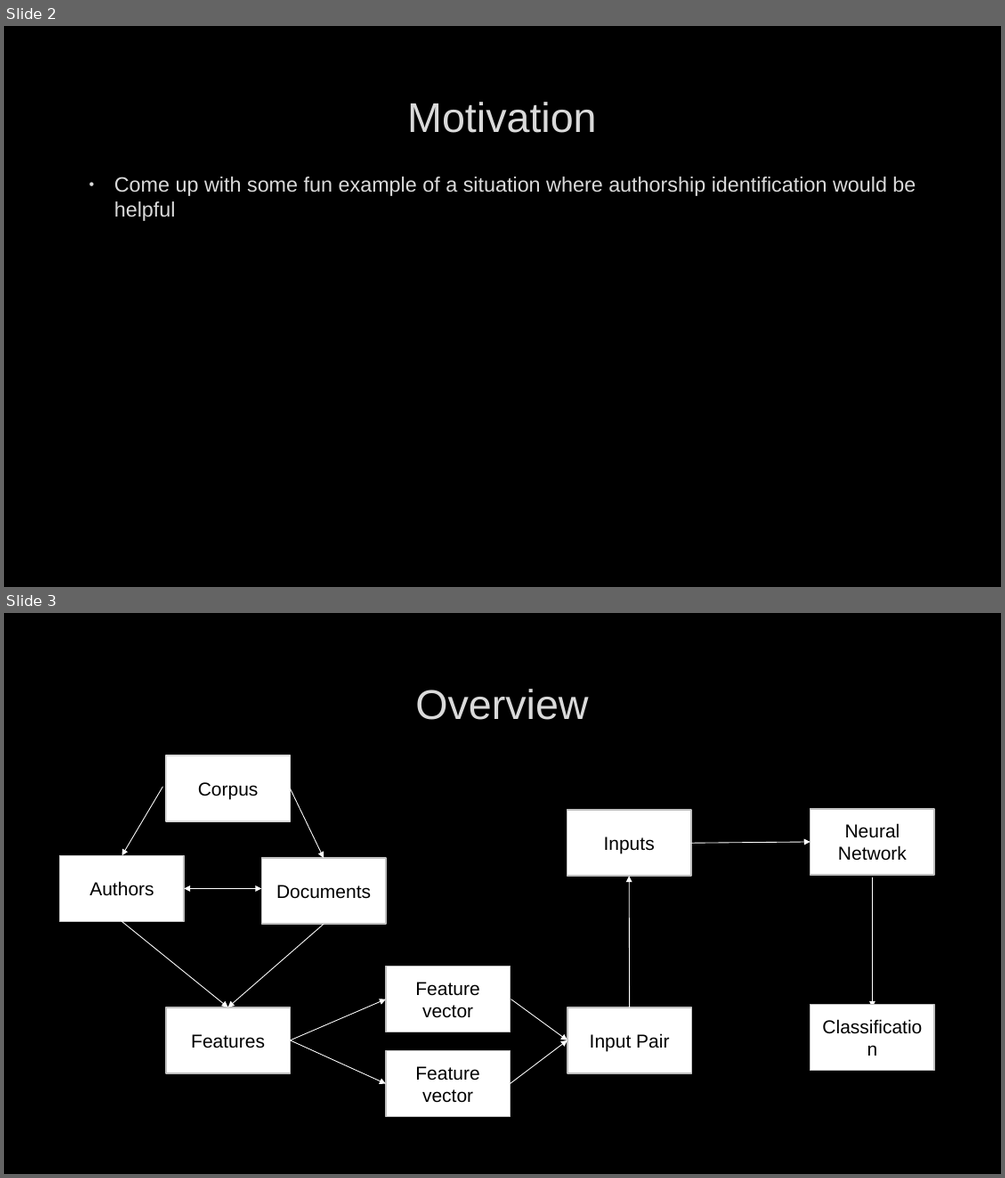
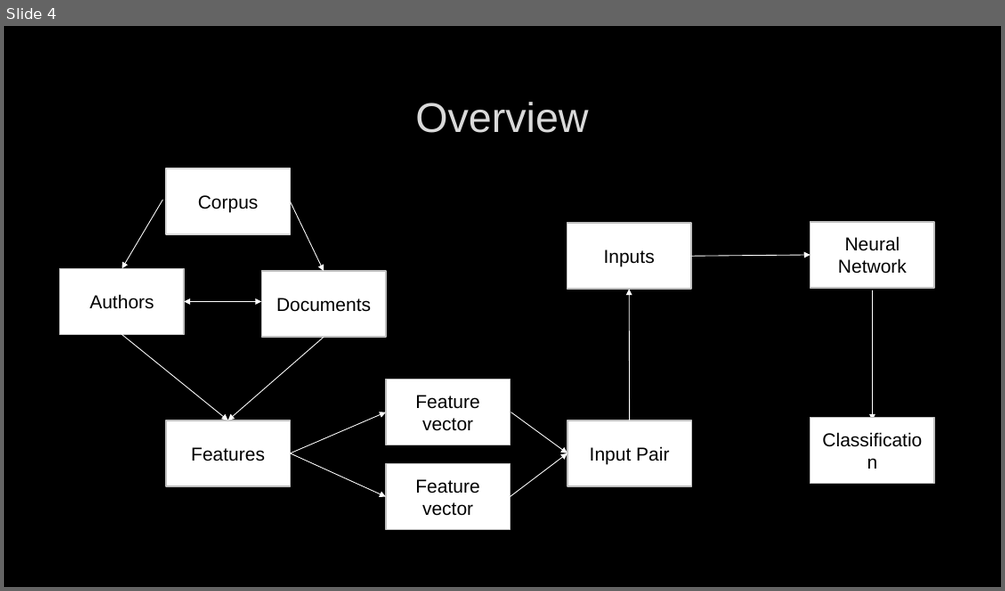
Before and after one commit to BradySheehan/Authorship_Verification, a slide deck: ai_project_presentation.pptx. Shown one above the other, each under a label of ours: slides 2 and 3 before the commit, slide 4 after it. The pictures are 1005x1178 and 1005x591 pixels, drawn with LibreOffice and Linux fonts; fonts in the diff are those of the drawing; background and template pictures are left out. Boxes give left, top, right and bottom in pixels: in the first picture for what was removed or moved away, otherwise in the second. Text is boxed around its words. In the diff, an @@ line names an element or a change of style, - is before the commit and + after.

```diff
--- a/ai_project_presentation.pptx
+++ b/ai_project_presentation.pptx
@@ slide 2 removed at (x1=4, y1=26, x2=1001, y2=587), background picture (left out) @@
@@ title removed at (x1=407, y1=102, x2=596, y2=133) @@
-Motivation
@@ text removed at (x1=114, y1=176, x2=915, y2=221) @@
-• Come up with some fun example of a situation where authorship identification would be helpful
@@ what was slide 3 is now slide 4 @@
```
Also in this commit, not shown: 2 slides added.
